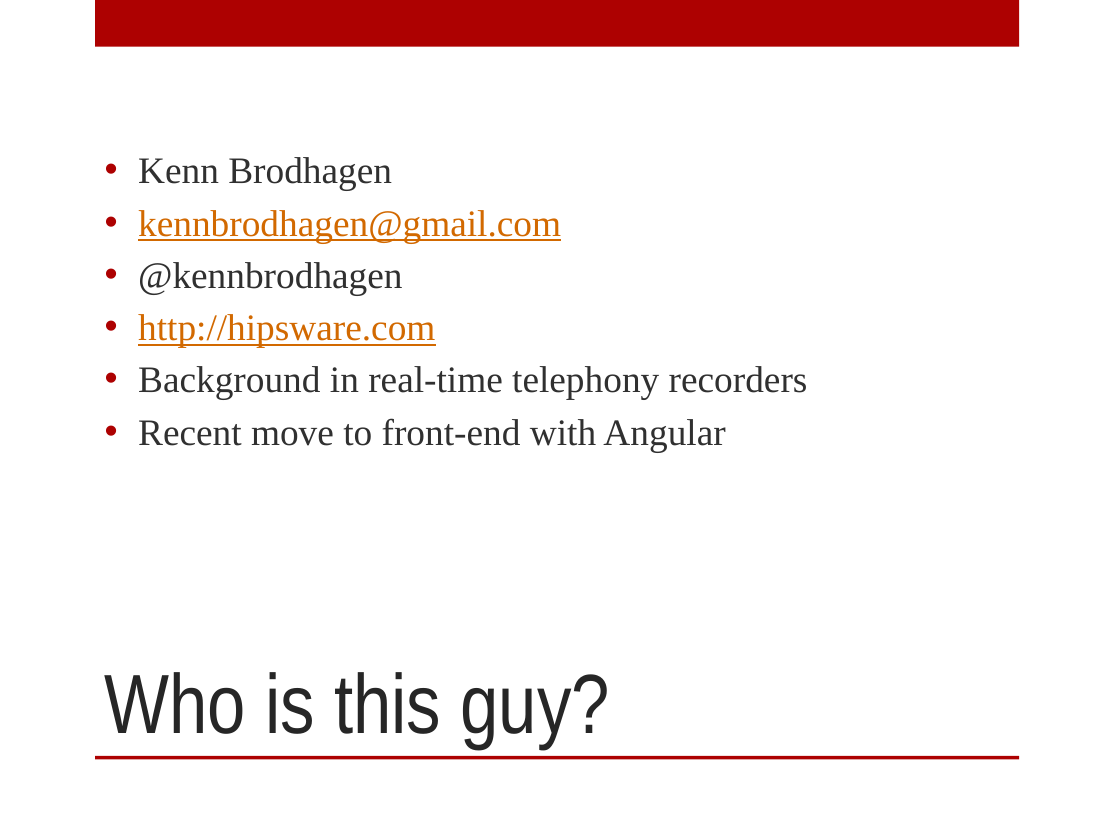
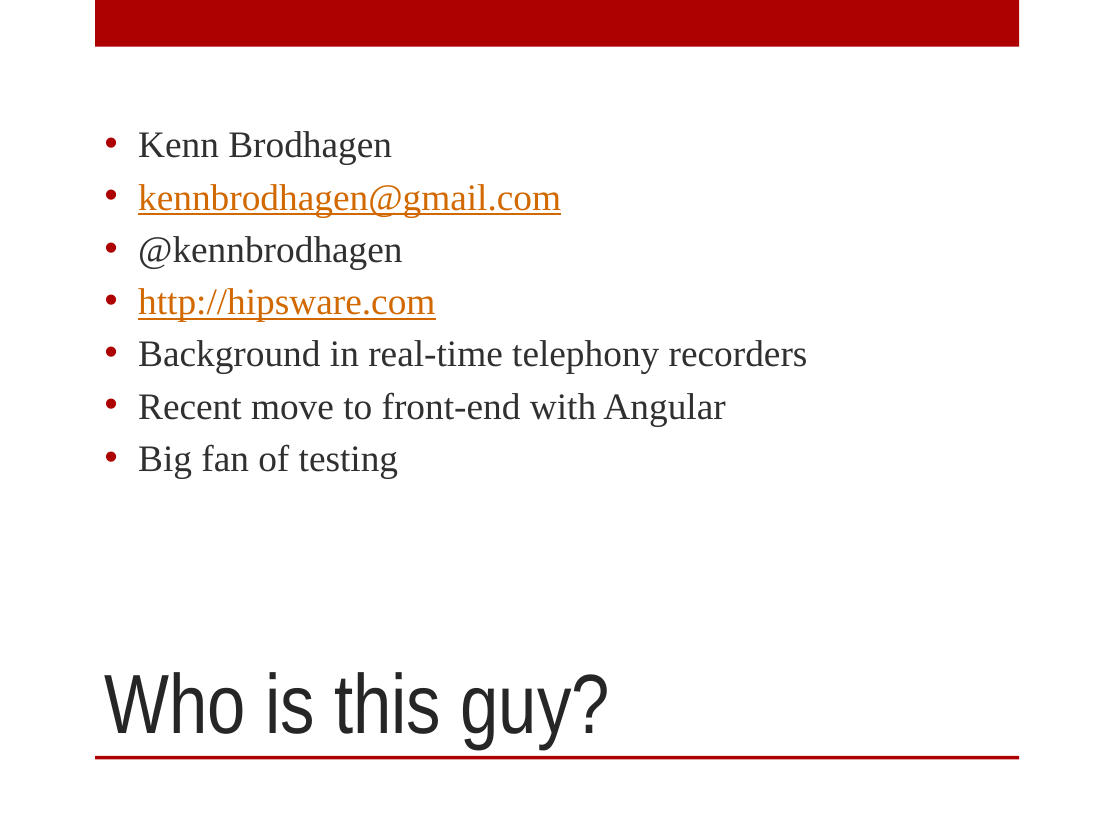
Before and after one commit to kennbrodhagen/angular-github-view, a slide deck: slide 2 of AngularJS Unit Testing.pptx. Drawn at 1120x840 pixels with LibreOffice and Linux fonts; fonts in the diff are those of the drawing; background and template pictures are left out. Boxes give left, top, right and bottom in pixels: in the first picture for what was removed or moved away, otherwise in the second. Text is boxed around its words. In the diff, an @@ line names an element or a change of style, - is before the commit and + after.

```diff
--- a/AngularJS Unit Testing.pptx
+++ b/AngularJS Unit Testing.pptx
@@ text at [138,444,398,478]: paragraph added @@
+• Big fan of testing
```
Also in this commit, not shown: 2 slides added.
